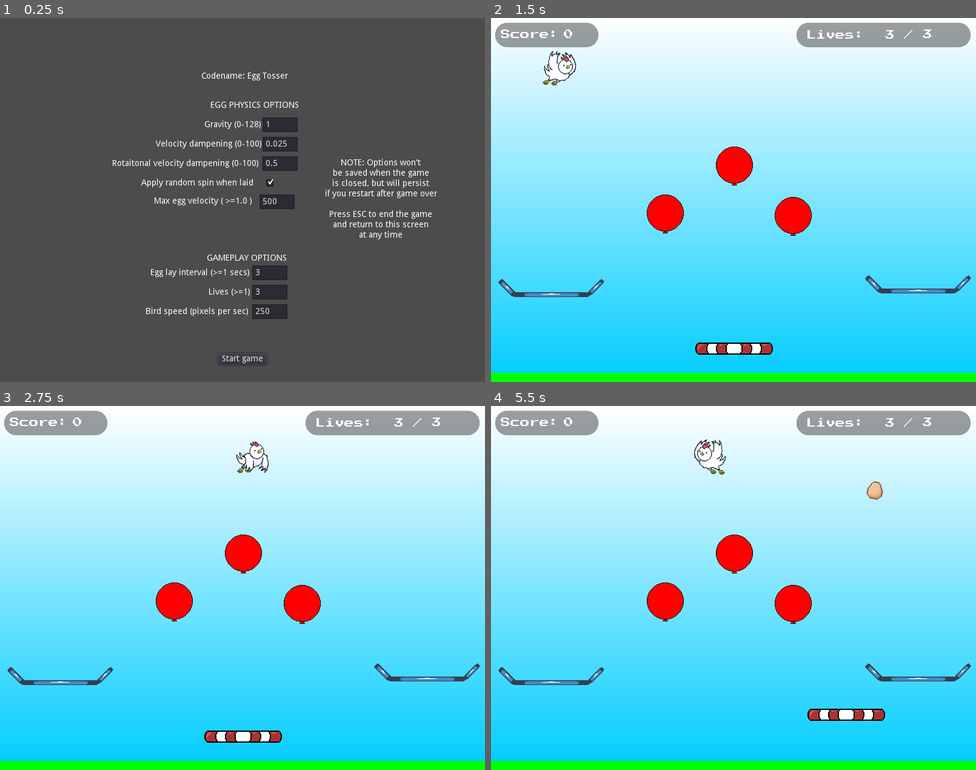
Above: before the commit, frames 1-4 (two rows, left to right).
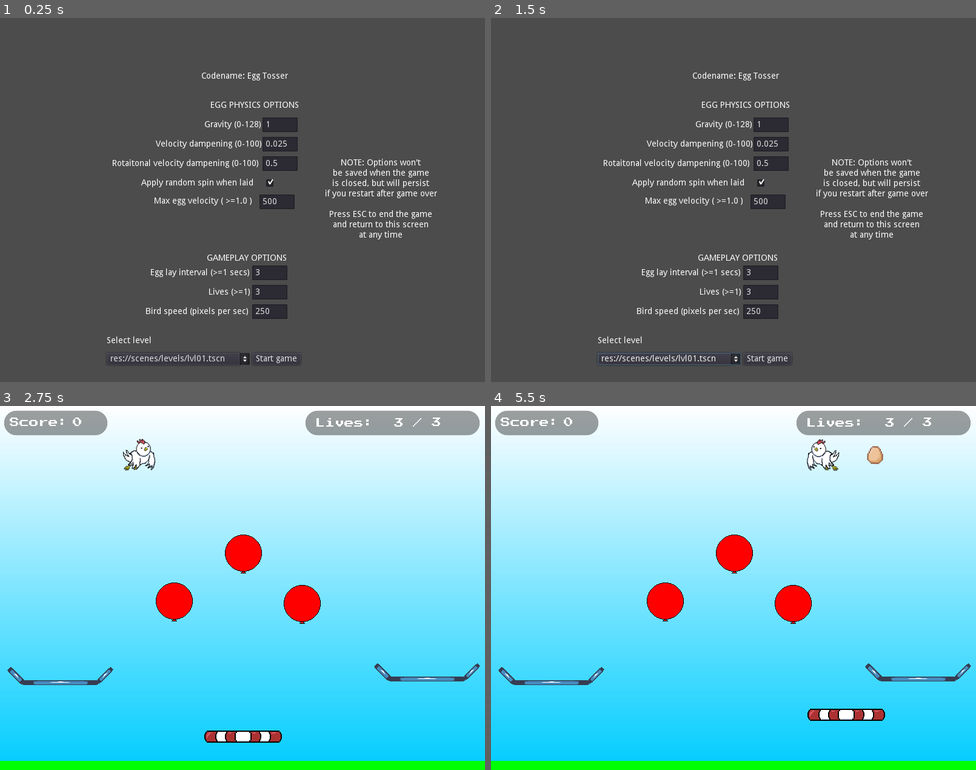
Above: after the commit, the same moments.

Repository: thatnick/fragile
Game: Godot game, scene res://scenes/debug_options.tscn
Same seed, same stepped clock (60 frames per second), same inputs: the game is played once before the commit and once after it. The engine's default icon, where the game draws it, is replaced by a stand-in: a white triangle on a blue panel in a dark square.
Inputs (mouse positions are in pixels of both pictures, inside the frame that each line leads up to):
- Up to frame 1 (0.25 s): no input
- Up to frame 2 (1.5 s): click (670, 360) at 0.5 s, where only the run after the commit has a clickable "res://scenes/levels/lvl01.tscn"; click "Start game" at 1.25 s
- Up to frame 3 (2.75 s): click (276, 748) at 2 s, where only the run after the commit has a clickable "Start game"
- Up to frame 4 (5.5 s): tap Enter (ui_accept) at 2.75, 3.02, 3.77, 5.27 s; hold Right (ui_right) 2.78-4.28 s; hold Left (ui_left) 4.28-5.03 s; hold Right (ui_right) from 5.03 s (still down)

The runs differ from the first frame. In frame 1, 0.4% of the frame differs, in the area x 22-62%, y 87-96%; in frame 2, 100%, in the area x 0-100%, y 0-100%; in frame 3, 0.7%; in frame 4, 1.0%.

Commit message:
Add level selection drop down to debug options

Diff:
--- a/scenes/debug_options.tscn
+++ b/scenes/debug_options.tscn
@@ -150,6 +150,14 @@
 text = "Bird speed (pixels per sec)"
 valign = 1
 
+[node name="Label9" type="Label" parent="."]
+margin_left = 176.0
+margin_top = 520.0
+margin_right = 256.0
+margin_bottom = 544.0
+text = "Select level"
+valign = 1
+
 [node name="EggIntervalEdit" type="LineEdit" parent="."]
 margin_left = 416.0
 margin_top = 408.0
@@ -168,14 +176,20 @@
 margin_right = 474.0
 margin_bottom = 496.0
 
+[node name="LvlOptionButton" type="OptionButton" parent="."]
+margin_left = 176.0
+margin_top = 552.0
+margin_right = 412.0
+margin_bottom = 572.0
+
 [node name="StartGameButton" type="Button" parent="."]
 anchor_left = 0.5
 anchor_top = 1.0
 anchor_right = 0.5
 anchor_bottom = 1.0
-margin_left = -40.0
+margin_left = 16.0
 margin_top = -48.0
-margin_right = 40.0
+margin_right = 96.0
 margin_bottom = -28.0
 text = "Start game"
 
--- a/scripts/debug_options.gd
+++ b/scripts/debug_options.gd
@@ -14,6 +14,9 @@
 	$LivesEdit.text = str(manager.lives_total)
 	$BirdSpeedEdit.text = str(manager.bird_speed)
 
+	for level_path in manager.level_paths:
+		$LvlOptionButton.add_item(level_path)
+
 
 func _on_StartGameButton_pressed():
 	# save the current debug values from the GUI controls into the manager
@@ -26,4 +29,4 @@
 	manager.lives_total = int($LivesEdit.text)
 	manager.bird_speed = float($BirdSpeedEdit.text)
 
-	manager.next_level()
+	manager.load_level($LvlOptionButton.get_item_text($LvlOptionButton.get_selected_id()))
--- a/scripts/manager.gd
+++ b/scripts/manager.gd
@@ -40,8 +40,10 @@
 
 #TODO - function to progress to next level
 func next_level():
-	print(level_paths[lvl - 1])
-	get_tree().change_scene(level_paths[lvl - 1])
+	load_level(level_paths[lvl - 1])
+
+func load_level(lvl_path):
+	get_tree().change_scene(lvl_path)
 
 #TODO - function to set up game to play from start
 func new_game():
